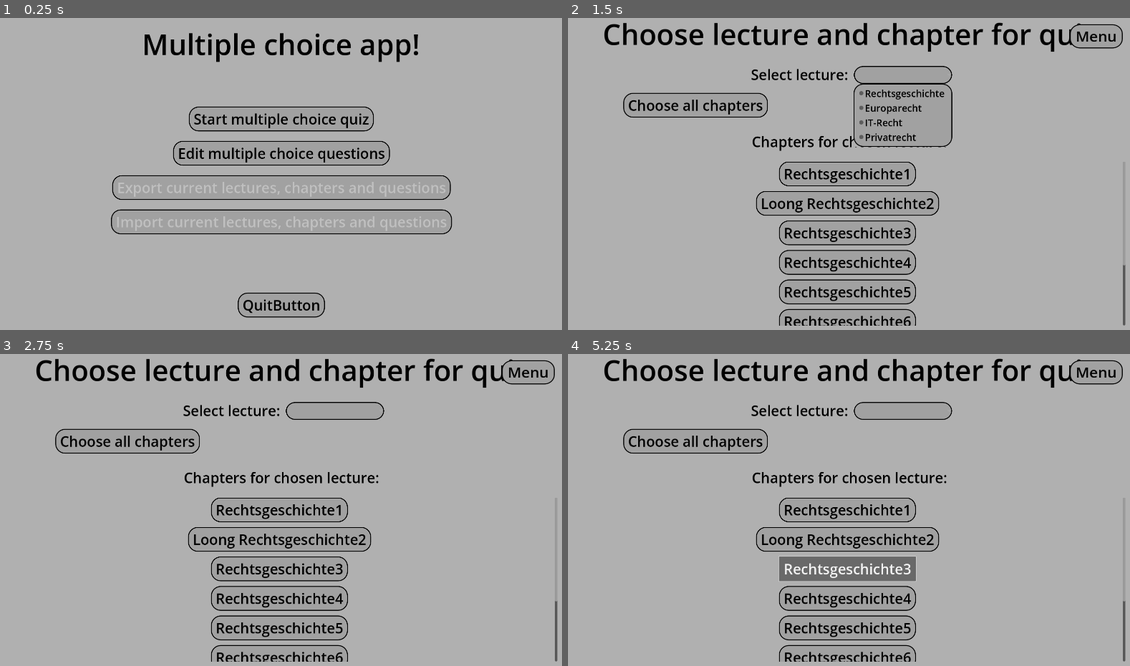
Above: before the commit, frames 1-4 (two rows, left to right).
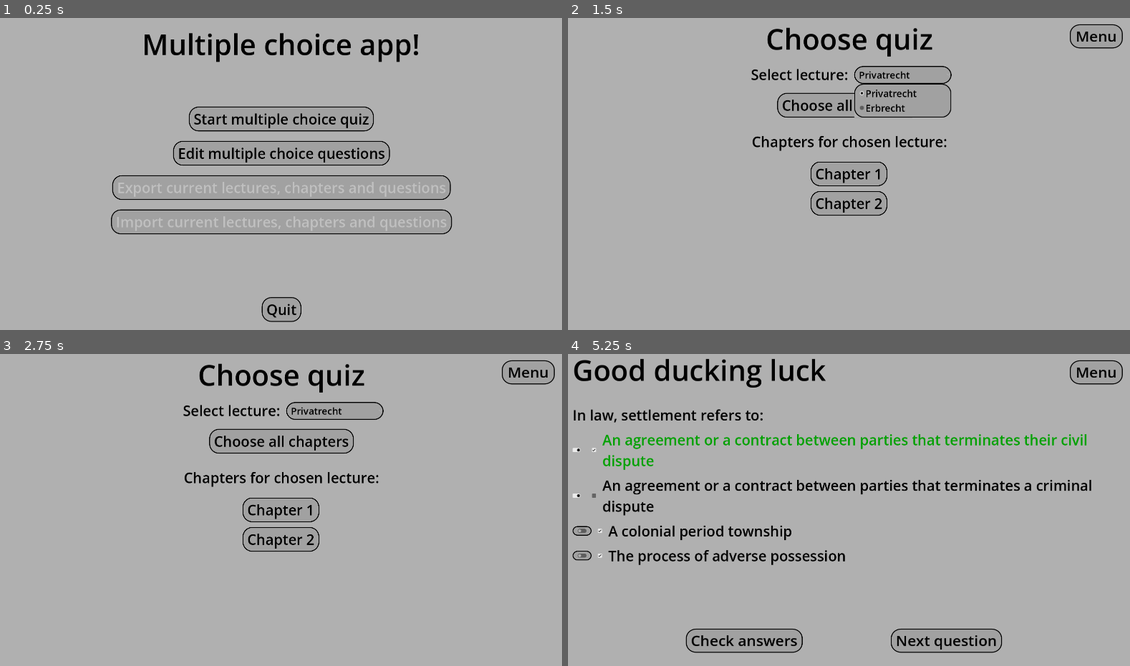
Above: after the commit, the same moments.

Repository: Stif1998/MultipleChoiceLearning
Game: Godot game, scene res://Menu/Menu.tscn
Same seed, same stepped clock (60 frames per second), same inputs: the game is played once before the commit and once after it.
Inputs (mouse positions are in pixels of both pictures, inside the frame that each line leads up to):
- Up to frame 1 (0.25 s): no input
- Up to frame 2 (1.5 s): click "Start multiple choice quiz" at 0.5 s; click (905, 74) at 1.27 s
- Up to frame 3 (2.75 s): click (337, 410) at 2 s, where only the run after the commit has a clickable "Privatrecht"
- Up to frame 4 (5.25 s): click "Choose all chapters" at 2.75 s; click (849, 510) at 3.5 s, where only the run before the commit has a clickable "Rechtsgeschichte1"; click (849, 538) at 4.25 s, where only the run before the commit has a clickable "Loong Rechtsgeschichte2"; click (849, 569) at 5 s, where only the run before the commit has a clickable "Rechtsgeschichte3"

The runs differ from the first frame. In frame 1, 0.5% of the frame differs, in the area x 42-58%, y 88-98%; in frame 2, 8.1%; in frame 3, 7.5%; in frame 4, 14%, in the area x 0-100%, y 1-99%.

Commit message:
feat: Expand quiz selection

Diff:
--- /dev/null
+++ b/Src/Assets/defaultSave.json
@@ -0,0 +1,118 @@
+{
+	"Lectures": [
+		{
+			"Name": "Privatrecht",
+			"Chapters": [
+				{
+					"Name": "Chapter 1",
+					"MCQuestions": [
+						{
+							"Name": "Question 1",
+							"Answers": [
+								{
+									"Text": "Correct answer 1",
+									"Correct": true,
+								},
+								{
+									"Text": "Incorrect very loooooooooooooooooooooooooooooooooooooooooooooooooooooooooong answer 2",
+									"Correct": false,
+								},
+								{
+									"Text": "Correct answer 3",
+									"Correct": true,
+								},
+								{
+									"Text": "Incorrect answer 4",
+									"Correct": false,
+								},
+							]
+						}
+					]
+				},
+				{
+					"Name": "Chapter 2",
+					"MCQuestions": [
+						{
+							"Name": "Question 1",
+							"Answers": [
+								{
+									"Text": "Correct answer 1",
+									"Correct": true,
+								},
+								{
+									"Text": "Incorrect very loooooooooooooooooooooooooooooooooooooooooooooooooooooooooong answer 2",
+									"Correct": false,
+								},
+								{
+									"Text": "Correct answer 3",
+									"Correct": true,
+								},
+								{
+									"Text": "Incorrect answer 4",
+									"Correct": false,
+								},
+							]
+						}
+					]
+				}
+			]
+		},
+		{
+			"Name": "Erbrecht",
+			"Chapters": [
+				{
+					"Name": "Chapter 3",
+					"MCQuestions": [
+						{
+							"Name": "Question 1",
+							"Answers": [
+								{
+									"Text": "Correct answer 1",
+									"Correct": true,
+								},
+								{
+									"Text": "Incorrect very loooooooooooooooooooooooooooooooooooooooooooooooooooooooooong answer 2",
+									"Correct": false,
+								},
+								{
+									"Text": "Correct answer 3",
+									"Correct": true,
+								},
+								{
+									"Text": "Incorrect answer 4",
+									"Correct": false,
+								},
+							]
+						}
+					]
+				},
+				{
+					"Name": "Chapter 4",
+					"MCQuestions": [
+						{
+							"Name": "Question 1",
+							"Answers": [
+								{
+									"Text": "Correct answer 1",
+									"Correct": true,
+								},
+								{
+									"Text": "Incorrect very loooooooooooooooooooooooooooooooooooooooooooooooooooooooooong answer 2",
+									"Correct": false,
+								},
+								{
+									"Text": "Correct answer 3",
+									"Correct": true,
+								},
+								{
+									"Text": "Incorrect answer 4",
+									"Correct": false,
+								},
+							]
+						}
+					]
+				}
+			]
+		}
+	]
+}
--- /dev/null
+++ b/Src/DataHandler/AppStateDataHandler.gd
@@ -0,0 +1,25 @@
+extends Node
+
+const NO_SELECTED_LECTURE_CODE: int = -1
+const NO_SELECTED_CHAPTER_CODE: int = -1
+
+var isEditMode: bool
+var selectedLectureIndex: int = NO_SELECTED_LECTURE_CODE
+var selectedQuizData = {}
+
+func setEditState(isEditModeParam: bool) -> void:
+	isEditMode = isEditModeParam
+
+func setSelectedLectureIndex(selectedLectureIndexParam: int) -> void:
+	selectedLectureIndex = selectedLectureIndexParam
+
+func setQuizState(
+	allChaptersSelectedParam: bool,
+	selectedLectureIndexParam: int,
+	selectedChapterIndexParam: int
+) -> void:
+	selectedQuizData = {
+		"allChaptersSelected": allChaptersSelectedParam,
+		"selectedLectureIndex": selectedLectureIndexParam,
+		"selectedChapterIndex": selectedChapterIndexParam
+	}
--- /dev/null
+++ b/Src/DataHandler/SaveFileDataHandler.gd
@@ -0,0 +1,35 @@
+extends Node
+
+const FILE_PATH = "user://save.json"
+
+var data = {}
+
+func _ready():
+	if !FileAccess.file_exists(FILE_PATH):
+		createNewSaveFile()
+	else:
+		data = readSave()
+
+func readSave():
+	var file = FileAccess.open(FILE_PATH, FileAccess.READ)
+	var content = JSON.parse_string(file.get_as_text())
+	return content
+
+func createNewSaveFile():
+	var file = FileAccess.open("res://Assets/defaultSave.json", FileAccess.READ)
+	var content = JSON.parse_string(file.get_as_text())
+	writeSave(content)
+
+func writeSave(content):
+	data = content
+
+	var file = FileAccess.open(FILE_PATH, FileAccess.WRITE)
+	file.store_string(JSON.stringify(content))
+	file.close()
+	file = null
+
+func getLectures():
+	return data["Lectures"]
+
+func getChaptersByLectureIndex(lectureIndex: int):
+	return data["Lectures"][lectureIndex]["Chapters"]
--- a/Src/EditQuizzes/SelectEditLecture.tscn
+++ /dev/null
@@ -1,9 +0,0 @@
-[gd_scene format=3 uid="uid://dther0bxfxc73"]
-
-[node name="SelectEditLecture" type="Control"]
-layout_mode = 3
-anchors_preset = 15
-anchor_right = 1.0
-anchor_bottom = 1.0
-grow_horizontal = 2
-grow_vertical = 2
--- a/Src/Menu/Menu.gd
+++ b/Src/Menu/Menu.gd
@@ -1,19 +1,18 @@
 extends Control
-
-func _ready() -> void:
-	# TODO load data from file
-	pass
-
 
 func OnQuitButtonPressed() -> void:
 	get_tree().quit()
 
 
 func StartMultipleChoice() -> void:
-	# TODO set isEdit in autoload to false
+	var appStateDataHandler = get_node("/root/AppStateDataHandler")
+	appStateDataHandler.setEditState(false)
+
 	get_tree().change_scene_to_file("res://SelectLecture/SelectLecture.tscn")
 
 
 func EditMultipleChoiceQuestions() -> void:
-	# TODO set isEdit in autoload to true
+	var appStateDataHandler = get_node("/root/AppStateDataHandler")
+	appStateDataHandler.setEditState(true)
+
 	get_tree().change_scene_to_file("res://SelectLecture/SelectLecture.tscn")
--- a/Src/Menu/Menu.tscn
+++ b/Src/Menu/Menu.tscn
@@ -111,10 +111,10 @@
 anchor_top = 1.0
 anchor_right = 0.5
 anchor_bottom = 1.0
-offset_left = -145.5
-offset_top = -130.0
-offset_right = 145.5
-offset_bottom = -47.0
+offset_left = -66.0
+offset_top = -115.0
+offset_right = 66.0
+offset_bottom = -32.0
 grow_horizontal = 2
 grow_vertical = 0
 size_flags_horizontal = 4
@@ -123,7 +123,7 @@
 theme_override_styles/normal = ExtResource("4_28j2p")
 theme_override_styles/hover = ExtResource("4_28j2p")
 theme_override_styles/pressed = ExtResource("4_28j2p")
-text = "QuitButton"
+text = "Quit"
 
 [connection signal="pressed" from="ButtonsContainer/StartMultipleChoiceButton" to="." method="StartMultipleChoice"]
 [connection signal="pressed" from="ButtonsContainer/EditMultipleChoiceQuestionsButton2" to="." method="EditMultipleChoiceQuestions"]
--- /dev/null
+++ b/Src/PlayQuiz/QuizScreen.gd
@@ -0,0 +1,9 @@
+extends Control
+
+func _ready() -> void:
+	pass # Replace with function body.
+
+
+
+func OnMenuButtonPressed() -> void:
+	get_tree().change_scene_to_file("res://Menu/Menu.tscn")
--- a/Src/PlayQuiz/QuizScreen.tscn
+++ b/Src/PlayQuiz/QuizScreen.tscn
@@ -1,5 +1,6 @@
-[gd_scene load_steps=7 format=3 uid="uid://g5eqn7itu60x"]
-
+[gd_scene load_steps=8 format=3 uid="uid://g5eqn7itu60x"]
+
+[ext_resource type="Script" path="res://PlayQuiz/QuizScreen.gd" id="1_dggsf"]
 [ext_resource type="LabelSettings" uid="uid://d6gohf1yj5gp" path="res://Fonts/title.tres" id="1_ucxpf"]
 [ext_resource type="LabelSettings" uid="uid://j4am0nttevp" path="res://Fonts/normal_text.tres" id="2_4kfko"]
 [ext_resource type="StyleBox" uid="uid://lr75ncsg3vbm" path="res://Fonts/button_style.tres" id="3_ls1pd"]
@@ -30,6 +31,7 @@
 anchor_bottom = 1.0
 grow_horizontal = 2
 grow_vertical = 2
+script = ExtResource("1_dggsf")
 
 [node name="TitleLabel" type="Label" parent="."]
 layout_mode = 1
@@ -221,4 +223,8 @@
 theme = ExtResource("4_bbf0n")
 theme_override_colors/font_color = Color(0, 0, 0, 1)
 theme_override_styles/normal = SubResource("StyleBoxFlat_4k6ch")
+theme_override_styles/hover = ExtResource("3_ls1pd")
+theme_override_styles/pressed = ExtResource("3_ls1pd")
 text = "Menu"
+
+[connection signal="pressed" from="MenuButton" to="." method="OnMenuButtonPressed"]
--- /dev/null
+++ b/Src/SelectLecture/ChapterButton.gd
@@ -0,0 +1,34 @@
+class_name ChapterButton
+extends Button
+
+var lectureIndex: int
+var chapterIndex: int
+var chapterName: String
+
+func _ready() -> void:
+	text = chapterName
+
+static func instantiatedChapterButton(
+	lectureIndexParam: int,
+	chapterIndexParam: int,
+	chapterNameParam: String
+) -> ChapterButton:
+	var chapterButton: PackedScene = load("res://SelectLecture/ChapterButton.tscn")
+
+	var newChapterButton: ChapterButton = chapterButton.instantiate()
+	newChapterButton.lectureIndex = lectureIndexParam
+	newChapterButton.chapterIndex = chapterIndexParam
+	newChapterButton.chapterName = chapterNameParam
+
+	return newChapterButton
+
+
+func onPressed() -> void:
+	var appStateDataHandler = get_node("/root/AppStateDataHandler")
+	appStateDataHandler.setQuizState(
+		false,
+		lectureIndex,
+		chapterIndex
+	)
+
+	get_tree().change_scene_to_file("res://PlayQuiz/QuizScreen.tscn")
--- /dev/null
+++ b/Src/SelectLecture/ChapterButton.tscn
@@ -0,0 +1,17 @@
+[gd_scene load_steps=4 format=3 uid="uid://1bxmle6k5owq"]
+
+[ext_resource type="Theme" uid="uid://bvd8u171meh78" path="res://Fonts/menu_button.tres" id="1_81ltx"]
+[ext_resource type="StyleBox" uid="uid://lr75ncsg3vbm" path="res://Fonts/button_style.tres" id="2_jt511"]
+[ext_resource type="Script" path="res://SelectLecture/ChapterButton.gd" id="3_m6bqq"]
+
+[node name="ChapterButton" type="Button"]
+size_flags_horizontal = 4
+theme = ExtResource("1_81ltx")
+theme_override_colors/font_color = Color(0, 0, 0, 1)
+theme_override_styles/normal = ExtResource("2_jt511")
+theme_override_styles/hover = ExtResource("2_jt511")
+theme_override_styles/pressed = ExtResource("2_jt511")
+text = "Rechtsgeschichte1"
+script = ExtResource("3_m6bqq")
+
+[connection signal="pressed" from="." to="." method="onPressed"]
--- /dev/null
+++ b/Src/SelectLecture/ChapterContainer.gd
@@ -0,0 +1,19 @@
+extends VBoxContainer
+
+
+func loadChapters(lectureIndex: int) -> void:
+	# first remove currently shown chapters
+	var children = get_children()
+	for child in children:
+		child.queue_free()
+
+	# load new chapters
+	var saveFileDataHandler = get_node("/root/SaveFileDataHandler")
+	var chapters = saveFileDataHandler.getChaptersByLectureIndex(lectureIndex)
+	for index in chapters.size():
+		var chapterButton := ChapterButton.instantiatedChapterButton(
+			lectureIndex,
+			index,
+			chapters[index]["Name"]
+		)
+		add_child(chapterButton)
--- /dev/null
+++ b/Src/SelectLecture/ChooseAllChaptersButton.gd
@@ -0,0 +1,16 @@
+extends Button
+
+func onChooseAllChaptersButtonPressed() -> void:
+	var appStateDataHandler = get_node("/root/AppStateDataHandler")
+	var lectureIndex = appStateDataHandler.selectedLectureIndex
+
+	if lectureIndex == AppStateDataHandler.NO_SELECTED_LECTURE_CODE:
+		return
+
+	appStateDataHandler.setQuizState(
+		true,
+		lectureIndex,
+		AppStateDataHandler.NO_SELECTED_CHAPTER_CODE
+	)
+
+	get_tree().change_scene_to_file("res://PlayQuiz/QuizScreen.tscn")
--- /dev/null
+++ b/Src/SelectLecture/LectureOptionButton.gd
@@ -0,0 +1,24 @@
+extends OptionButton
+
+@onready var lectureOptionButton: OptionButton = %LectureOptionButton
+@onready var chapterContainer: VBoxContainer = %ChapterContainer
+
+func _ready() -> void:
+	addLectureOptions()
+
+func addLectureOptions() -> void:
+	var saveFileDataHandler = get_node("/root/SaveFileDataHandler")
+	var lectures = saveFileDataHandler.getLectures()
+	for lecture in lectures:
+		lectureOptionButton.add_item(lecture.Name)
+
+	lectureOptionButton.connect("item_selected", onLectureSelection)
+
+	if lectures.size() != 0:
+		onLectureSelection(0)
+
+func onLectureSelection(lectureIndex: int) -> void:
+	var appStateDataHandler = get_node("/root/AppStateDataHandler")
+	appStateDataHandler.setSelectedLectureIndex(lectureIndex)
+
+	chapterContainer.loadChapters(lectureIndex)
--- a/Src/SelectLecture/SelectLecture.gd
+++ b/Src/SelectLecture/SelectLecture.gd
@@ -2,26 +2,24 @@
 extends Control
 
 @onready var titleLabel: Label = $TitleLabel
-@onready var chooseAllChaptersButton: Button = $HBoxContainer/ChooseAllChaptersButton
-@onready var addLectureButton: Button = $HBoxContainer/AddLectureButton
-@onready var deleteLectureButton: Button = $HBoxContainer/DeleteLectureButton
-@onready var addChapterButton: Button = $HBoxContainer/AddChapterButton
-
-var isEdit: bool
+@onready var selectHBoxContainer: HBoxContainer = $SelectHBoxContainer
+@onready var editHBoxContainer: HBoxContainer = $EditHBoxContainer
 
 func _ready() -> void:
-	# TODO get isEdit from state/autoload
-	var isEdit = false
+	handleSelectAndEditButtons()
+
+func handleSelectAndEditButtons() -> void:
+	var appStateDataHandler = get_node("/root/AppStateDataHandler")
+	var isEdit = appStateDataHandler.isEditMode
 
 	if isEdit:
-		titleLabel.text = "Choose lecture and chapter to edit"
-		chooseAllChaptersButton.visible = false
-		addLectureButton.visible = true
-		deleteLectureButton.visible = true
-		addChapterButton.visible = true
+		titleLabel.text = "Choose quiz to edit"
+		selectHBoxContainer.visible = false
+		editHBoxContainer.visible = true
 	else:
-		titleLabel.text = "Choose lecture and chapter for quiz"
-		chooseAllChaptersButton.visible = true
-		addLectureButton.visible = false
-		deleteLectureButton.visible = false
-		addChapterButton.visible = false
+		titleLabel.text = "Choose quiz"
+		selectHBoxContainer.visible = true
+		editHBoxContainer.visible = false
+
+func onMenuButtonPressed() -> void:
+	get_tree().change_scene_to_file("res://Menu/Menu.tscn")
--- a/Src/SelectLecture/SelectLecture.tscn
+++ b/Src/SelectLecture/SelectLecture.tscn
@@ -1,10 +1,13 @@
-[gd_scene load_steps=8 format=3 uid="uid://c0mar2q822o4d"]
+[gd_scene load_steps=11 format=3 uid="uid://c0mar2q822o4d"]
 
 [ext_resource type="LabelSettings" uid="uid://d6gohf1yj5gp" path="res://Fonts/title.tres" id="1_ik0oc"]
 [ext_resource type="Script" path="res://SelectLecture/SelectLecture.gd" id="1_m3n7y"]
 [ext_resource type="LabelSettings" uid="uid://j4am0nttevp" path="res://Fonts/normal_text.tres" id="2_6e70b"]
 [ext_resource type="StyleBox" uid="uid://lr75ncsg3vbm" path="res://Fonts/button_style.tres" id="3_3qgc1"]
 [ext_resource type="Theme" uid="uid://bvd8u171meh78" path="res://Fonts/menu_button.tres" id="4_p25ll"]
+[ext_resource type="Script" path="res://SelectLecture/LectureOptionButton.gd" id="5_grdbt"]
+[ext_resource type="Script" path="res://SelectLecture/ChooseAllChaptersButton.gd" id="7_bfv74"]
+[ext_resource type="Script" path="res://SelectLecture/ChapterContainer.gd" id="7_sn752"]
 
 [sub_resource type="Theme" id="Theme_ankek"]
 OptionButton/colors/font_color = Color(0, 0, 0, 1)
@@ -48,13 +51,13 @@
 anchors_preset = 5
 anchor_left = 0.5
 anchor_right = 0.5
-offset_left = -639.0
-offset_top = 16.0
-offset_right = 639.0
-offset_bottom = 148.0
+offset_left = -280.5
+offset_top = 32.0
+offset_right = 280.5
+offset_bottom = 164.0
 grow_horizontal = 2
 scale = Vector2(1.00124, 1)
-text = "Choose lecture and chapter"
+text = "Choose quiz"
 label_settings = ExtResource("1_ik0oc")
 
 [node name="CurrentLectureLabel" type="Label" parent="."]
@@ -70,7 +73,8 @@
 text = "Select lecture:"
 label_settings = ExtResource("2_6e70b")
 
-[node name="OptionButton" type="OptionButton" parent="."]
+[node name="LectureOptionButton" type="OptionButton" parent="."]
+unique_name_in_owner = true
 layout_mode = 1
 anchors_preset = 5
 anchor_left = 0.5
@@ -88,62 +92,74 @@
 theme_override_styles/normal = ExtResource("3_3qgc1")
 theme_override_styles/hover = ExtResource("3_3qgc1")
 theme_override_styles/pressed = ExtResource("3_3qgc1")
-item_count = 4
-popup/item_0/text = "Rechtsgeschichte"
-popup/item_0/id = 0
-popup/item_1/text = "Europarecht"
-popup/item_1/id = 1
-popup/item_2/text = "IT-Recht"
-popup/item_2/id = 2
-popup/item_3/text = "Privatrecht"
-popup/item_3/id = 3
-
-[node name="HBoxContainer" type="HBoxContainer" parent="."]
-layout_mode = 1
-anchors_preset = 5
-anchor_left = 0.5
-anchor_right = 0.5
-offset_left = -758.5
+script = ExtResource("5_grdbt")
+
+[node name="SelectHBoxContainer" type="HBoxContainer" parent="."]
+layout_mode = 1
+anchors_preset = 5
+anchor_left = 0.5
+anchor_right = 0.5
+offset_left = -241.0
 offset_top = 280.0
-offset_right = 758.5
+offset_right = 241.0
 offset_bottom = 363.0
 grow_horizontal = 2
+
+[node name="ChooseAllChaptersButton" type="Button" parent="SelectHBoxContainer"]
+unique_name_in_owner = true
+layout_mode = 2
+size_flags_horizontal = 4
+theme = ExtResource("4_p25ll")
+theme_override_colors/font_color = Color(0, 0, 0, 1)
+theme_override_styles/normal = ExtResource("3_3qgc1")
+theme_override_styles/hover = ExtResource("3_3qgc1")
+text = "Choose all chapters"
+script = ExtResource("7_bfv74")
+
+[node name="EditHBoxContainer" type="HBoxContainer" parent="."]
+visible = false
+layout_mode = 1
+anchors_preset = 7
+anchor_left = 0.5
+anchor_top = 1.0
+anchor_right = 0.5
+anchor_bottom = 1.0
+offset_left = -661.0
+offset_top = -800.0
+offset_right = 661.0
+offset_bottom = -717.0
+grow_horizontal = 2
+grow_vertical = 0
 theme_override_constants/separation = 32
 
-[node name="ChooseAllChaptersButton" type="Button" parent="HBoxContainer"]
-layout_mode = 2
-size_flags_horizontal = 4
-theme = ExtResource("4_p25ll")
-theme_override_colors/font_color = Color(0, 0, 0, 1)
-theme_override_styles/normal = ExtResource("3_3qgc1")
-theme_override_styles/hover = ExtResource("3_3qgc1")
-text = "Choose all chapters"
-
-[node name="AddLectureButton" type="Button" parent="HBoxContainer"]
-layout_mode = 2
-size_flags_horizontal = 4
-theme = ExtResource("4_p25ll")
-theme_override_colors/font_color = Color(0, 0, 0, 1)
-theme_override_styles/normal = ExtResource("3_3qgc1")
-theme_override_styles/hover = ExtResource("3_3qgc1")
+[node name="AddLectureButton" type="Button" parent="EditHBoxContainer"]
+layout_mode = 2
+size_flags_horizontal = 4
+theme = ExtResource("4_p25ll")
+theme_override_colors/font_color = Color(0, 0, 0, 1)
+theme_override_styles/normal = ExtResource("3_3qgc1")
+theme_override_styles/hover = ExtResource("3_3qgc1")
+disabled = true
 text = "Add lecture"
 
-[node name="DeleteLectureButton" type="Button" parent="HBoxContainer"]
-layout_mode = 2
-size_flags_horizontal = 4
-theme = ExtResource("4_p25ll")
-theme_override_colors/font_color = Color(0, 0, 0, 1)
-theme_override_styles/normal = ExtResource("3_3qgc1")
-theme_override_styles/hover = ExtResource("3_3qgc1")
+[node name="DeleteLectureButton" type="Button" parent="EditHBoxContainer"]
+layout_mode = 2
+size_flags_horizontal = 4
+theme = ExtResource("4_p25ll")
+theme_override_colors/font_color = Color(0, 0, 0, 1)
+theme_override_styles/normal = ExtResource("3_3qgc1")
+theme_override_styles/hover = ExtResource("3_3qgc1")
+disabled = true
 text = "Delete chosen lecture"
 
-[node name="AddChapterButton" type="Button" parent="HBoxContainer"]
-layout_mode = 2
-size_flags_horizontal = 4
-theme = ExtResource("4_p25ll")
-theme_override_colors/font_color = Color(0, 0, 0, 1)
-theme_override_styles/normal = ExtResource("3_3qgc1")
-theme_override_styles/hover = ExtResource("3_3qgc1")
+[node name="AddChapterButton" type="Button" parent="EditHBoxContainer"]
+layout_mode = 2
+size_flags_horizontal = 4
+theme = ExtResource("4_p25ll")
+theme_override_colors/font_color = Color(0, 0, 0, 1)
+theme_override_styles/normal = ExtResource("3_3qgc1")
+theme_override_styles/hover = ExtResource("3_3qgc1")
+disabled = true
 text = "Add new chapter"
 
 [node name="AvailableChaptersLabel" type="Label" parent="."]
@@ -168,84 +184,12 @@
 scale = Vector2(0.998412, 1)
 
 [node name="ChapterContainer" type="VBoxContainer" parent="ChapterScrollContainer"]
+unique_name_in_owner = true
 layout_mode = 2
 size_flags_horizontal = 6
 size_flags_vertical = 0
 theme_override_constants/separation = 16
-
-[node name="ChapterButton1" type="Button" parent="ChapterScrollContainer/ChapterContainer"]
-layout_mode = 2
-size_flags_horizontal = 4
-theme = ExtResource("4_p25ll")
-theme_override_colors/font_color = Color(0, 0, 0, 1)
-theme_override_styles/normal = ExtResource("3_3qgc1")
-theme_override_styles/hover = ExtResource("3_3qgc1")
-text = "Rechtsgeschichte1"
-
-[node name="ChapterButton2" type="Button" parent="ChapterScrollContainer/ChapterContainer"]
-layout_mode = 2
-size_flags_horizontal = 4
-theme = ExtResource("4_p25ll")
-theme_override_colors/font_color = Color(0, 0, 0, 1)
-theme_override_styles/normal = ExtResource("3_3qgc1")
-theme_override_styles/hover = ExtResource("3_3qgc1")
-text = "Loong Rechtsgeschichte2"
-
-[node name="ChapterButton3" type="Button" parent="ChapterScrollContainer/ChapterContainer"]
-layout_mode = 2
-size_flags_horizontal = 4
-theme = ExtResource("4_p25ll")
-theme_override_colors/font_color = Color(0, 0, 0, 1)
-theme_override_styles/normal = ExtResource("3_3qgc1")
-text = "Rechtsgeschichte3"
-
-[node name="ChapterButton4" type="Button" parent="ChapterScrollContainer/ChapterContainer"]
-layout_mode = 2
-size_flags_horizontal = 4
-theme = ExtResource("4_p25ll")
-theme_override_colors/font_color = Color(0, 0, 0, 1)
-theme_override_styles/normal = ExtResource("3_3qgc1")
-text = "Rechtsgeschichte4"
-
-[node name="ChapterButton5" type="Button" parent="ChapterScrollContainer/ChapterContainer"]
-layout_mode = 2
-size_flags_horizontal = 4
-theme = ExtResource("4_p25ll")
-theme_override_colors/font_color = Color(0, 0, 0, 1)
-theme_override_styles/normal = ExtResource("3_3qgc1")
-text = "Rechtsgeschichte5"
-
-[node name="ChapterButton6" type="Button" parent="ChapterScrollContainer/ChapterContainer"]
-layout_mode = 2
-size_flags_horizontal = 4
-theme = ExtResource("4_p25ll")
-theme_override_colors/font_color = Color(0, 0, 0, 1)
-theme_override_styles/normal = ExtResource("3_3qgc1")
-text = "Rechtsgeschichte6"
-
-[node name="ChapterButton7" type="Button" parent="ChapterScrollContainer/ChapterContainer"]
-layout_mode = 2
-size_flags_horizontal = 4
-theme = ExtResource("4_p25ll")
-theme_override_colors/font_color = Color(0, 0, 0, 1)
-theme_override_styles/normal = ExtResource("3_3qgc1")
-text = "Rechtsgeschichte7"
-
-[node name="ChapterButton8" type="Button" parent="ChapterScrollContainer/ChapterContainer"]
-layout_mode = 2
-size_flags_horizontal = 4
-theme = ExtResource("4_p25ll")
-theme_override_colors/font_color = Color(0, 0, 0, 1)
-theme_override_styles/normal = ExtResource("3_3qgc1")
-text = "Rechtsgeschichte8"
-
-[node name="ChapterButton9" type="Button" parent="ChapterScrollContainer/ChapterContainer"]
-layout_mode = 2
-size_flags_horizontal = 4
-theme = ExtResource("4_p25ll")
-theme_override_colors/font_color = Color(0, 0, 0, 1)
-theme_override_styles/normal = ExtResource("3_3qgc1")
-text = "Rechtsgeschichte9"
+script = ExtResource("7_sn752")
 
 [node name="MenuButton" type="Button" parent="."]
 layout_mode = 1
@@ -262,4 +206,9 @@
 theme = ExtResource("4_p25ll")
 theme_override_colors/font_color = Color(0, 0, 0, 1)
 theme_override_styles/normal = SubResource("StyleBoxFlat_nsrgs")
+theme_override_styles/hover = ExtResource("3_3qgc1")
+theme_override_styles/pressed = ExtResource("3_3qgc1")
 text = "Menu"
+
+[connection signal="pressed" from="SelectHBoxContainer/ChooseAllChaptersButton" to="SelectHBoxContainer/ChooseAllChaptersButton" method="onChooseAllChaptersButtonPressed"]
+[connection signal="pressed" from="MenuButton" to="." method="onMenuButtonPressed"]
--- a/Src/project.godot
+++ b/Src/project.godot
@@ -15,6 +15,11 @@
 config/features=PackedStringArray("4.2", "Mobile")
 config/icon="res://icon.svg"
 
+[autoload]
+
+SaveFileDataHandler="*res://DataHandler/SaveFileDataHandler.gd"
+AppStateDataHandler="*res://DataHandler/AppStateDataHandler.gd"
+
 [display]
 
 window/size/viewport_width=1920
